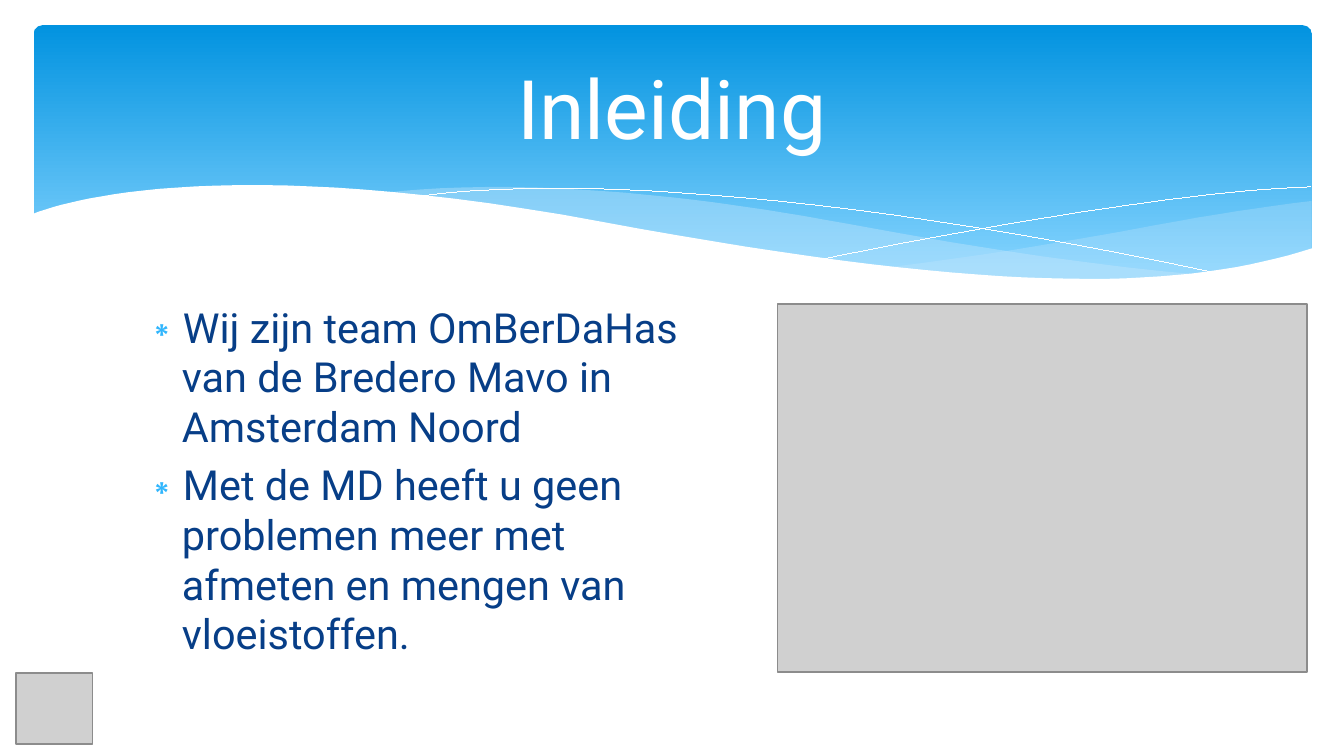
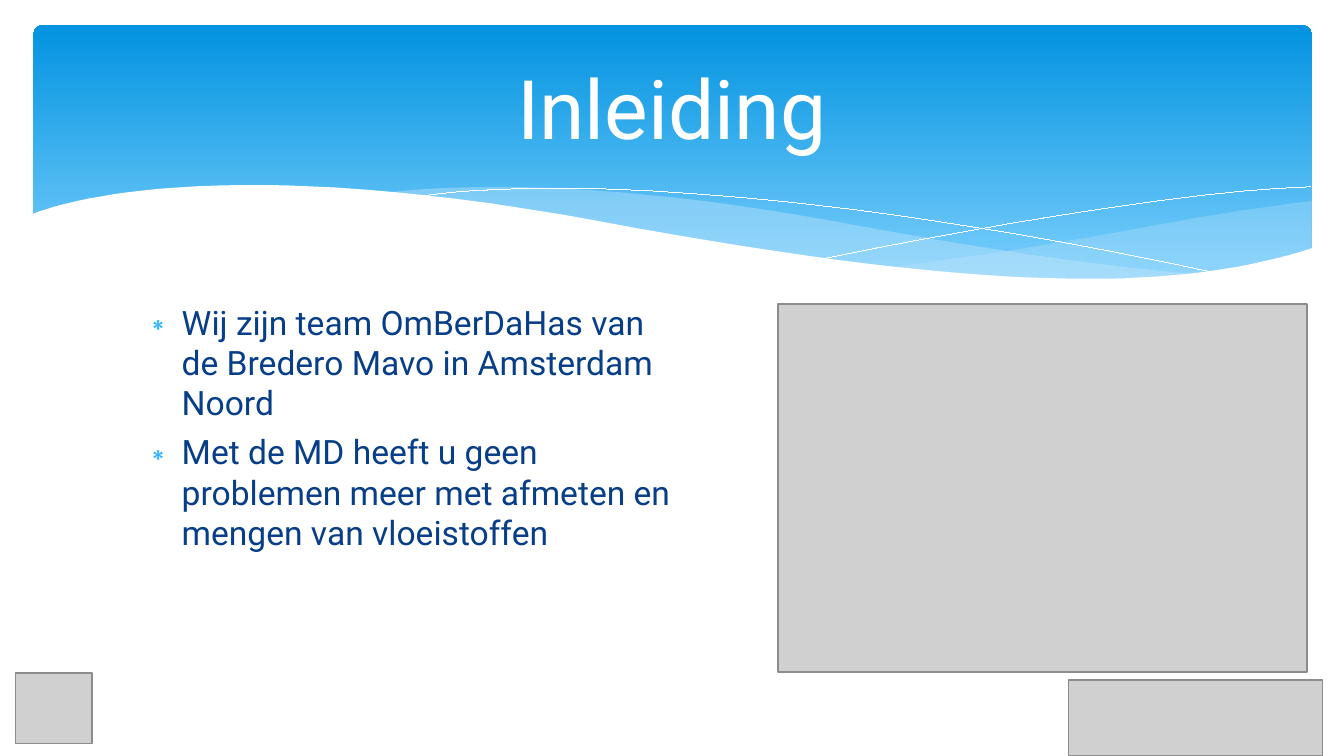
Before and after one commit to BM4GIT/PA-competitie, a slide deck: slide 2 of 2018-2019/Modulaire Dispenser/Documenten/Presentatie.pptx. Drawn at 1344x756 pixels with LibreOffice and Linux fonts; fonts in the diff are those of the drawing; grey boxes stand for pictures. Boxes give left, top, right and bottom in pixels: in the first picture for what was removed or moved away, otherwise in the second. Text is boxed around its words. In the diff, an @@ line names an element or a change of style, - is before the commit and + after.

```diff
--- a/2018-2019/Modulaire Dispenser/Documenten/Presentatie.pptx
+++ b/2018-2019/Modulaire Dispenser/Documenten/Presentatie.pptx
@@ freeform shape at box(31, 185, 1313, 332): outline redrawn @@
@@ text at box(182, 311, 653, 416): size 22.2 to 18 pt in "Wij zijn team OmBerDaHas van de Bredero ..." @@
@@ text at box(182, 438, 670, 552): text changed; size 22.2 to 18 pt @@
-∗ Met de MD heeft u geen problemen meer met afmeten en mengen van vloeistoffen.
+∗ Met de MD heeft u geen problemen meer met afmeten en mengen van vloeistoffen
@@ picture added at box(1068, 680, 1322, 755) @@
```
Also in this commit, not shown: 6 other slides changed, 51 other files.
